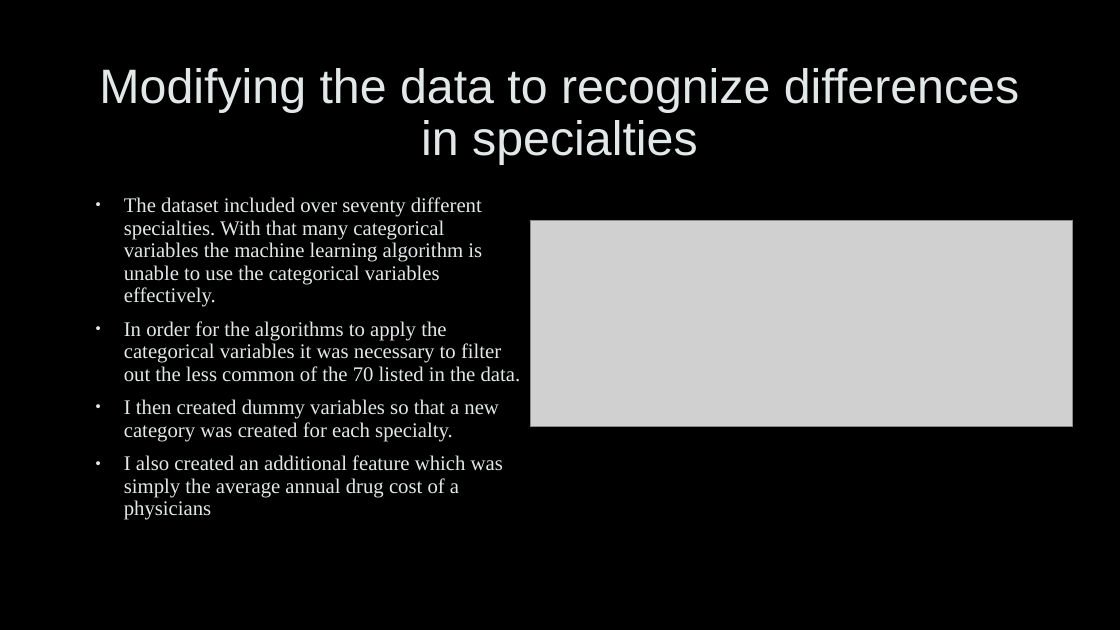
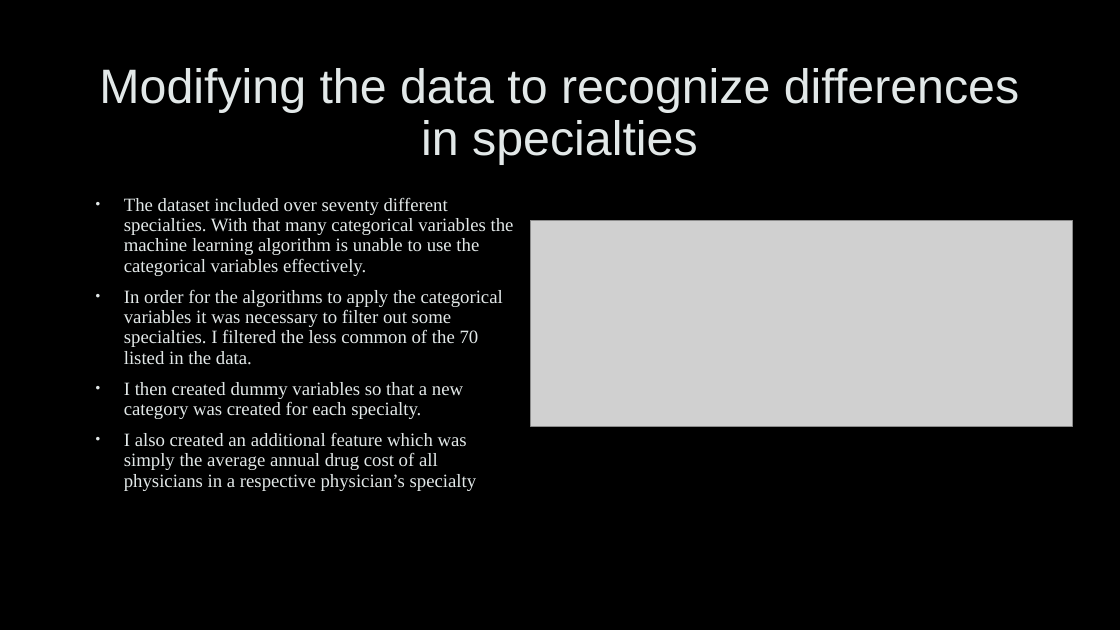
Before and after one commit to spiegelcolorado/Capstone-2-Final, a slide deck: slide 9 of Medicare_Rx_Slides.pptx. Drawn at 1120x630 pixels with LibreOffice and Linux fonts; fonts in the diff are those of the drawing; grey boxes stand for pictures; background and template pictures are left out. Boxes give left, top, right and bottom in pixels: in the first picture for what was removed or moved away, otherwise in the second. Text is boxed around its words. In the diff, an @@ line names an element or a change of style, - is before the commit and + after.

```diff
--- a/Medicare_Rx_Slides.pptx
+++ b/Medicare_Rx_Slides.pptx
@@ text at [124,198,514,419]: size 17.8 to 16.1 pt in "The dataset included over seventy different specialties. ...", "I then created dummy variables so that ..." @@
@@ text at [124,290,503,365]: text changed; size 17.8 to 16.1 pt @@
-• In order for the algorithms to apply the categorical variables it was necessary to filter out the less common of the 70 listed in the data.
+• In order for the algorithms to apply the categorical variables it was necessary to filter out some specialties. I filtered the less common of the 70 listed in the data.
@@ text at [124,433,477,491]: text changed; size 17.8 to 16.1 pt @@
-• I also created an additional feature which was simply the average annual drug cost of a physicians
+• I also created an additional feature which was simply the average annual drug cost of all physicians in a respective physician’s specialty
```
Also in this commit, not shown: 5 other slides changed, 1 slide removed.
